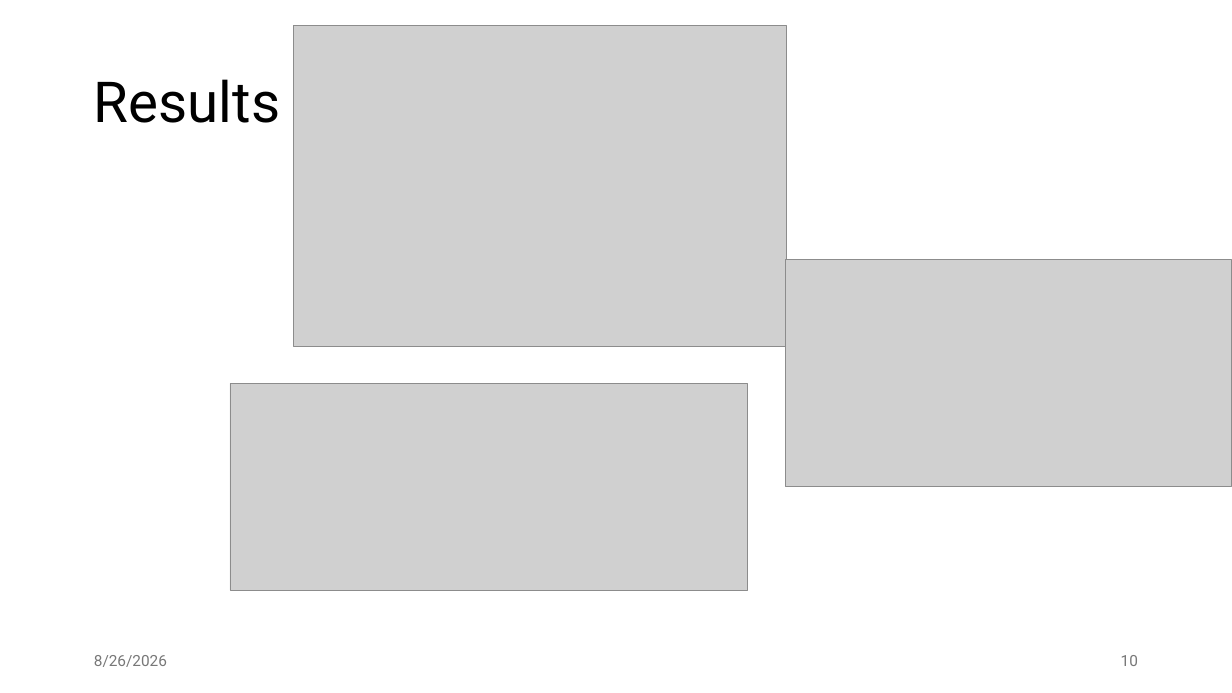
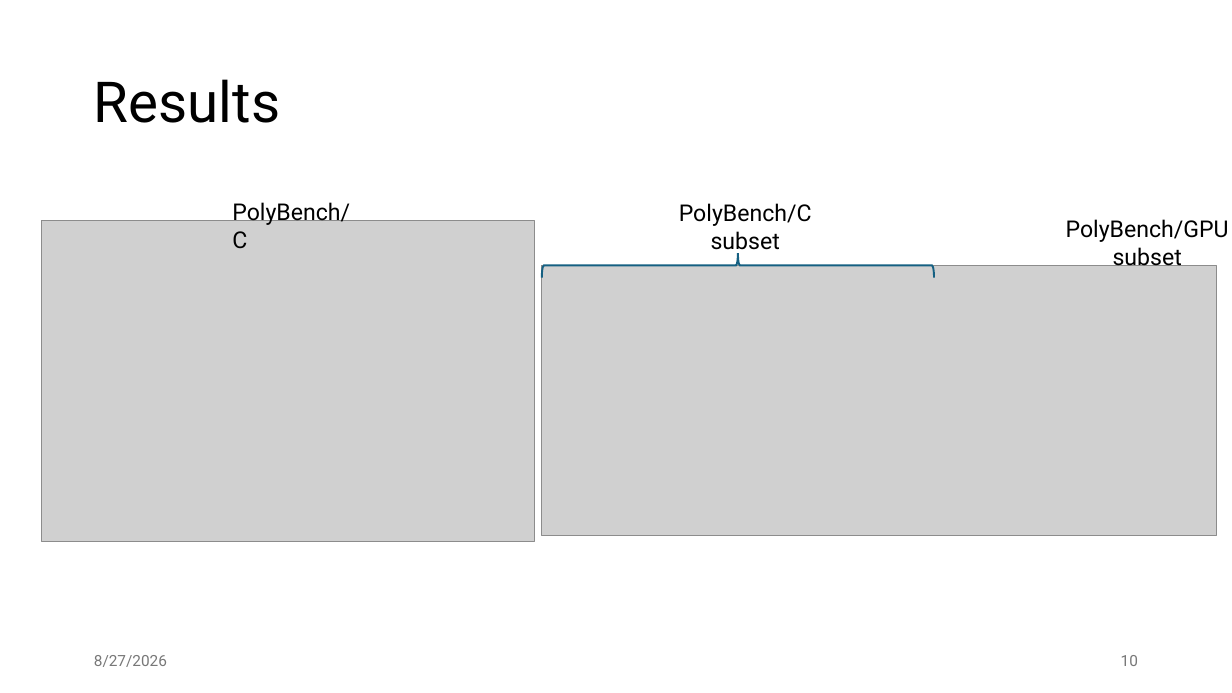
Before and after one commit to jiriklepl/phd-thesis, a slide deck: slide 10 of slides/Optimizing Memory Layouts and Traversal Orders in High-Performance Computing.pptx. Drawn at 1232x693 pixels with LibreOffice and Linux fonts; fonts in the diff are those of the drawing; grey boxes stand for pictures. Boxes give left, top, right and bottom in pixels: in the first picture for what was removed or moved away, otherwise in the second. Text is boxed around its words. In the diff, an @@ line names an element or a change of style, - is before the commit and + after.

Commit message:
wip ver 2

```diff
--- a/slides/Optimizing Memory Layouts and Traversal Orders in High-Performance Computing.pptx
+++ b/slides/Optimizing Memory Layouts and Traversal Orders in High-Performance Computing.pptx
@@ text added at <box>232,202,350,248</box>, 18 pt, text #000000 @@
+PolyBench/C
@@ text added at <box>679,203,812,254</box>, 18 pt, text #000000 @@
+PolyBench/C
+subset
@@ picture: place and size @@
-picture at <box>294,26,787,347</box>
+picture at <box>42,221,534,542</box>
@@ text added at <box>1066,219,1229,270</box>, 18 pt, text #000000 @@
+PolyBench/GPU
+subset
@@ picture: place and size @@
-picture at <box>230,384,748,591</box>
+picture at <box>542,265,1216,535</box>
@@ right brace added at <box>542,253,933,277</box>, outline #156082 1.5 pt @@
@@ picture removed at <box>786,260,1231,487</box> @@
@@ text at <box>94,655,167,667</box>: text changed @@
-8/26/2026
+8/27/2026
```
Also in this commit, not shown: 34 other slides changed, 2 slides added, 2 slides removed.
